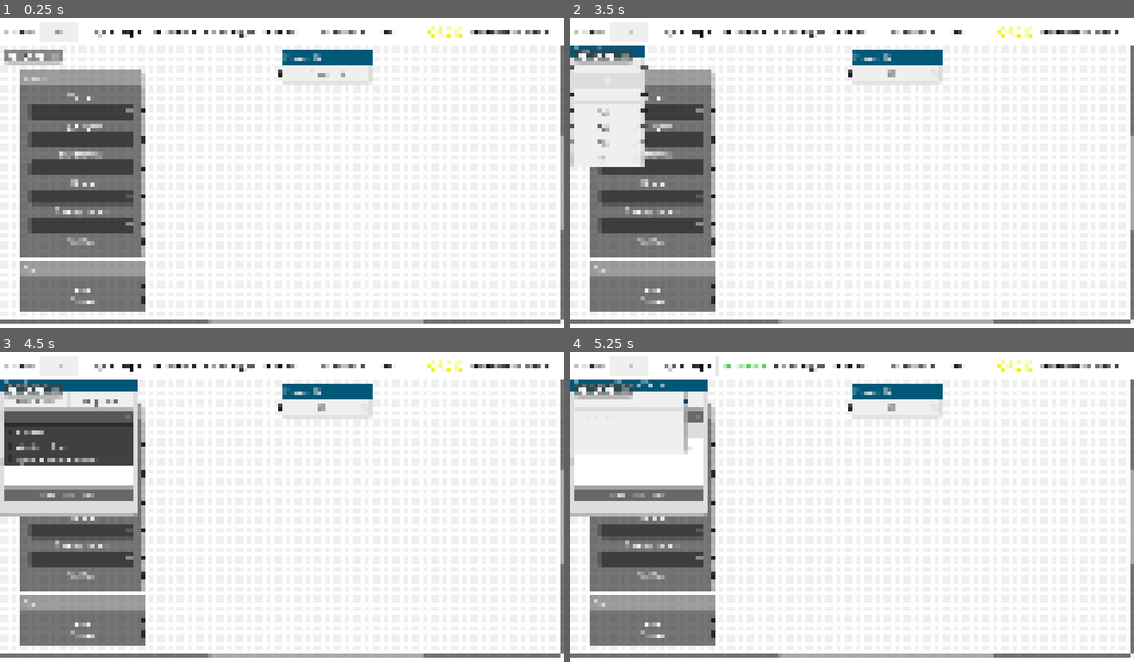
Above: before the commit, frames 1-4 (two rows, left to right).
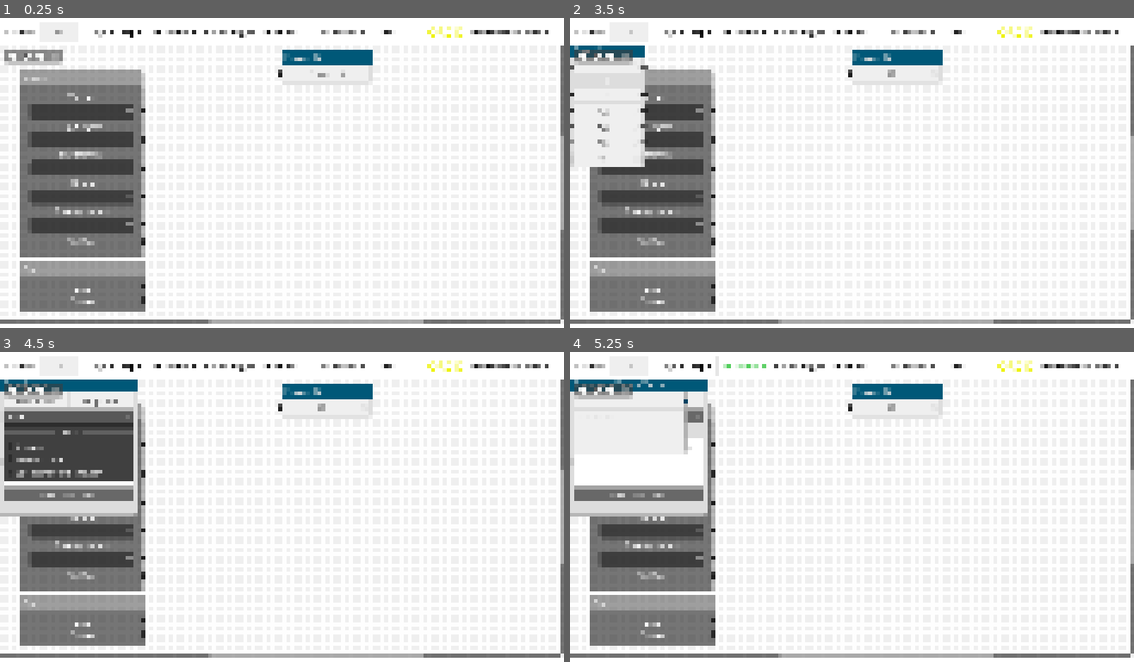
Above: after the commit, the same moments.

Repository: sciple/metadata-app
Game: Godot game, scene res://main.tscn
Same seed, same stepped clock (60 frames per second), same inputs: the game is played once before the commit and once after it.
Inputs (mouse positions are in pixels of both pictures, inside the frame that each line leads up to):
- Up to frame 1 (0.25 s): no input
- Up to frame 2 (3.5 s): click (626, 30) at 0.52 s; type "12" at 0.6 s; click (897, 73) at 0.75 s; type "12" at 0.83 s; click "Cage +" at 1.25 s; click (609, 67) at 2.02 s; type "12" at 2.1 s; click (609, 95) at 2.25 s; type "12" at 2.33 s; click (609, 111) at 2.48 s; type "12" at 2.57 s; click (609, 126) at 2.77 s; type "12" at 2.85 s; click (609, 142) at 3 s; type "12" at 3.08 s; click (609, 160) at 3.23 s; type "12" at 3.32 s
- Up to frame 3 (4.5 s): click "Exp +" at 3.5 s; click (67, 417) at 4.25 s
- Up to frame 4 (5.25 s): click "Treatment +" at 5 s

Frames 1-2 are identical in both runs. In frame 3, 1.7% of the frame differs, in the area x 0-24%, y 20-42%; in frame 4, nothing differs.

Commit message:
UI update to experiment_plus

Diff:
--- a/experiment_plus/experiment_plus.tscn
+++ b/experiment_plus/experiment_plus.tscn
@@ -7,6 +7,7 @@
 [node name="experiment_plus" instance=ExtResource("1_wfbhc")]
 offset_right = 279.0
 offset_bottom = 279.0
+resizable = true
 title = "Experiment"
 slot/0/left_enabled = false
 slot/0/left_type = 0
@@ -81,13 +82,17 @@
 
 [node name="OptionButton" type="OptionButton" parent="." index="2"]
 layout_mode = 2
-item_count = 3
-popup/item_0/text = "Y maze"
+item_count = 4
+selected = 0
+popup/item_0/text = "Select"
 popup/item_0/id = 0
-popup/item_1/text = "Western Blot"
+popup/item_0/separator = true
+popup/item_1/text = "Y maze"
 popup/item_1/id = 1
-popup/item_2/text = "Spontaneous Behavior"
+popup/item_2/text = "Western Blot"
 popup/item_2/id = 2
+popup/item_3/text = "Spontaneous Behavior"
+popup/item_3/id = 3
 
 [node name="Label" type="Label" parent="." index="3"]
 modulate = Color(0.259294, 0.259294, 0.259294, 1)
@@ -110,6 +115,7 @@
 
 [node name="raw_data_path" type="Label" parent="." index="6"]
 layout_mode = 2
+theme_override_colors/font_color = Color(0.133333, 0.133333, 0.133333, 1)
 vertical_alignment = 1
 
 [node name="FileDialog" type="FileDialog" parent="." index="7"]
